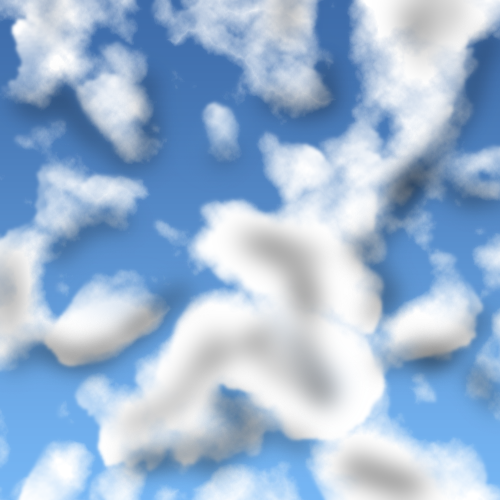
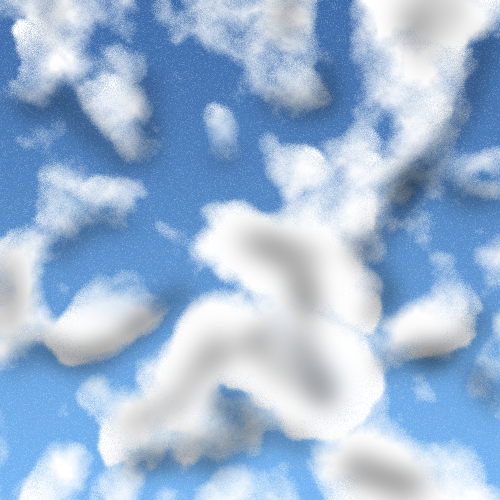
Two versions of the same layered image (500×500). Layer-by-layer changes:
painted on "cloud3d" over [0, 0, 500, 500]
